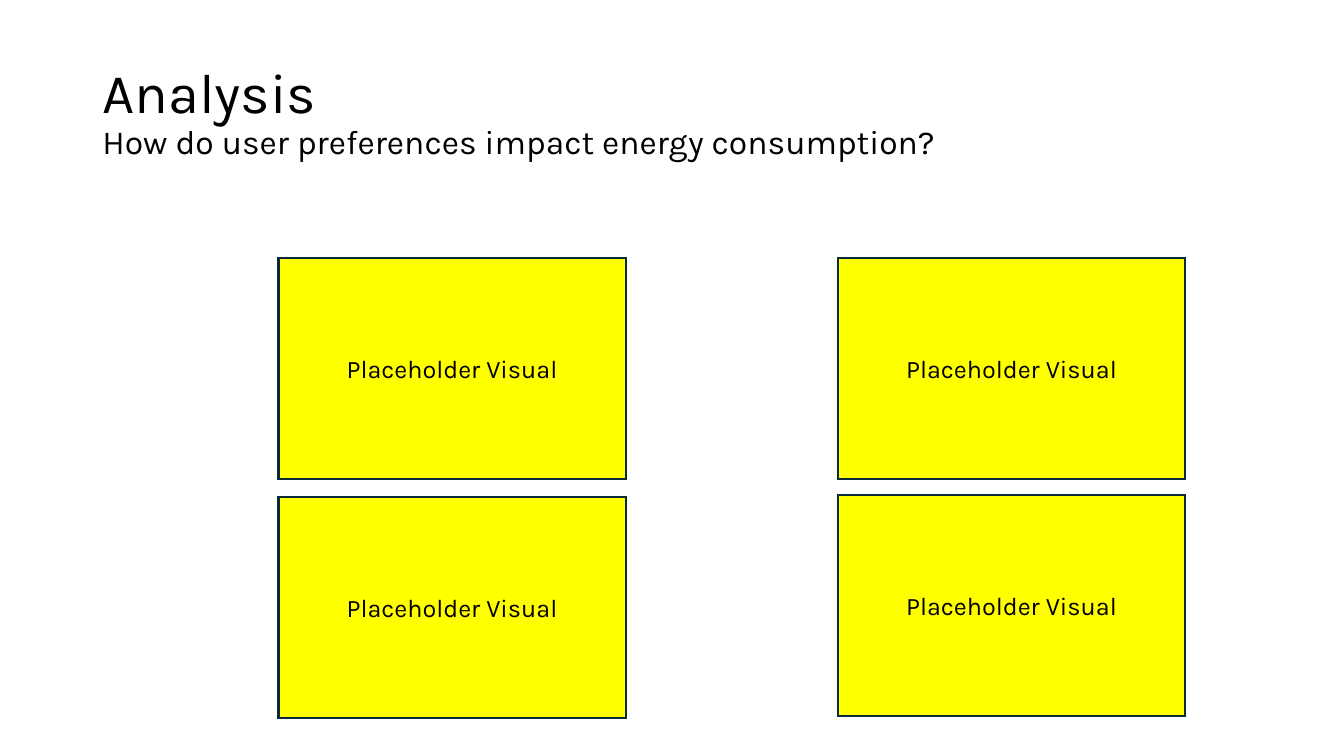
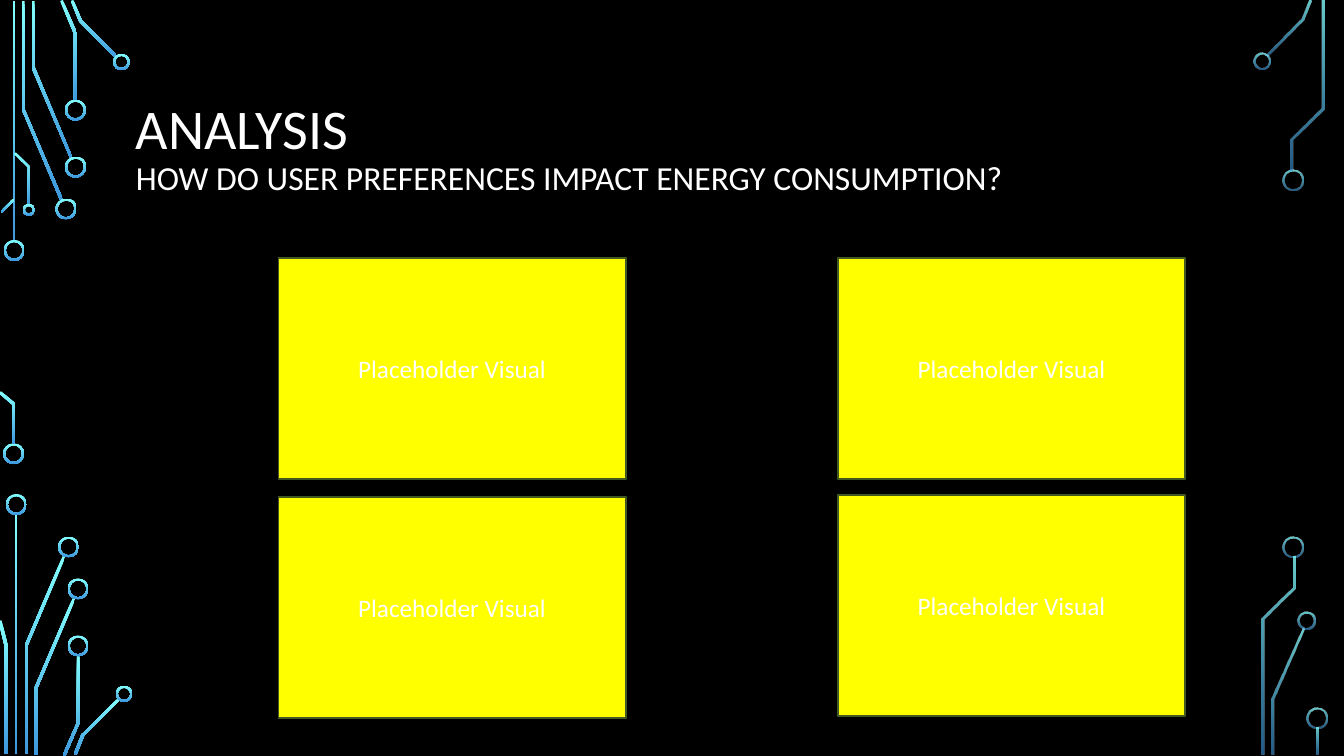
Before and after one commit to javiereyes21/Project-1, a slide deck: slide 14 of Group5Project1Presentation.pptx (slide 10 before the commit). Drawn at 1344x756 pixels with LibreOffice and Linux fonts; fonts in the diff are those of the drawing; background and template pictures are left out. Boxes give left, top, right and bottom in pixels: in the first picture for what was removed or moved away, otherwise in the second. Text is boxed around its words. In the diff, an @@ line names an element or a change of style, - is before the commit and + after.

Commit message:
sync visuals

```diff
--- a/Group5Project1Presentation.pptx
+++ b/Group5Project1Presentation.pptx
@@ background #FFFFFF to picture (left out) @@
@@ title at bbox=[136, 112, 1002, 191]: text changed; font Karla to Calibri; text colour #000000 to #FFFFFF @@
-Analysis
-How do user preferences impact energy consumption?
+ANALYSIS
+HOW DO USER PREFERENCES IMPACT ENERGY CONSUMPTION?
@@ font Karla to Calibri, text colour #000000 to #FFFFFF; outline #092A39 1.5 pt to #435A21 1.25 pt in 4 elements at bbox=[278, 258, 625, 479], bbox=[278, 497, 625, 718], bbox=[838, 495, 1185, 716], bbox=[838, 258, 1185, 479] @@
@@ group added at bbox=[0, 0, 1328, 756]: 33 freeform shapes, 3 rectangles @@
```
Also in this commit, not shown: 14 other slides changed, 3 slides added, 11 other files.
